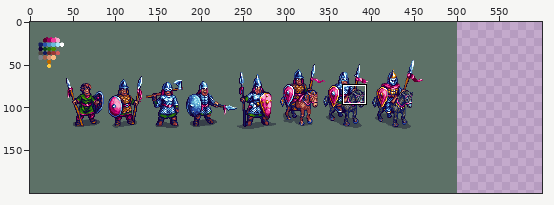
A sprite sheet gets an edit: GSE/Triumvirate/units_done.png. Above: a wide view before the commit, with the close-up outlined.
Close-up. Old version:
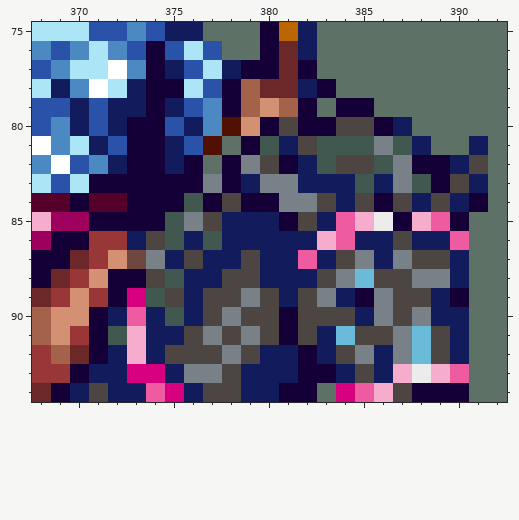
The file is 500x200 pixels. Colours within 5 levels of each other are drawn and written as one. Shown: x 368..392, y 75..94. The old version is drawn lined up with the new one, on the new canvas. The commit also changed other parts of the picture, which this record leaves out.
Now the later version:
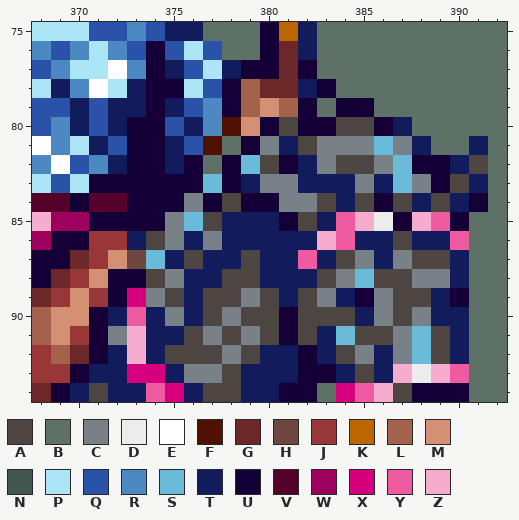
Palette (. is transparent): A #4d4541  B #5d7167  C #788088  D #ececec  E #ffffff  F #501002  G #6c2829  H #6d4740  J #993738  K #bb6600  L #a5624b  M #d39072  N #405850  P #abe5f6  Q #2b52a9  R #4c89c3  S #69bbd9  T #121b5c  U #140036  V #55002a  W #9e005d  X #d6007f  Y #ef5ba1  Z #f6adcd
The edit:
{"change": "canvas 500x200 -> 600x200"}
{"y":81,"x":380,"old":"N","new":"C"}
{"y":81,"x":383,"old":"NNNCN","new":"CCCSC"}
{"y":82,"x":379,"old":"C","new":"S"}
{"y":82,"x":383,"old":"N","new":"C"}
{"y":82,"x":386,"old":"NC","new":"CS"}
{"y":83,"x":377,"old":"C","new":"S"}
{"y":83,"x":385,"old":"N","new":"C"}
{"y":83,"x":387,"old":"CN","new":"SC"}
{"y":84,"x":376,"old":"N","new":"C"}
{"y":85,"x":375,"old":"NC","new":"CS"}
{"y":86,"x":375,"old":"N","new":"C"}
{"y":86,"x":377,"old":"N","new":"C"}
{"y":87,"x":374,"old":"C","new":"S"}
{"y":88,"x":375,"old":"N","new":"C"}
{"y":89,"x":374,"old":"N","new":"C"}
{"y":90,"x":375,"old":"N","new":"C"}
{"y":91,"x":372,"old":"N","new":"C"}
{"label":"changed","picture_box":[108,136,431,345]}
